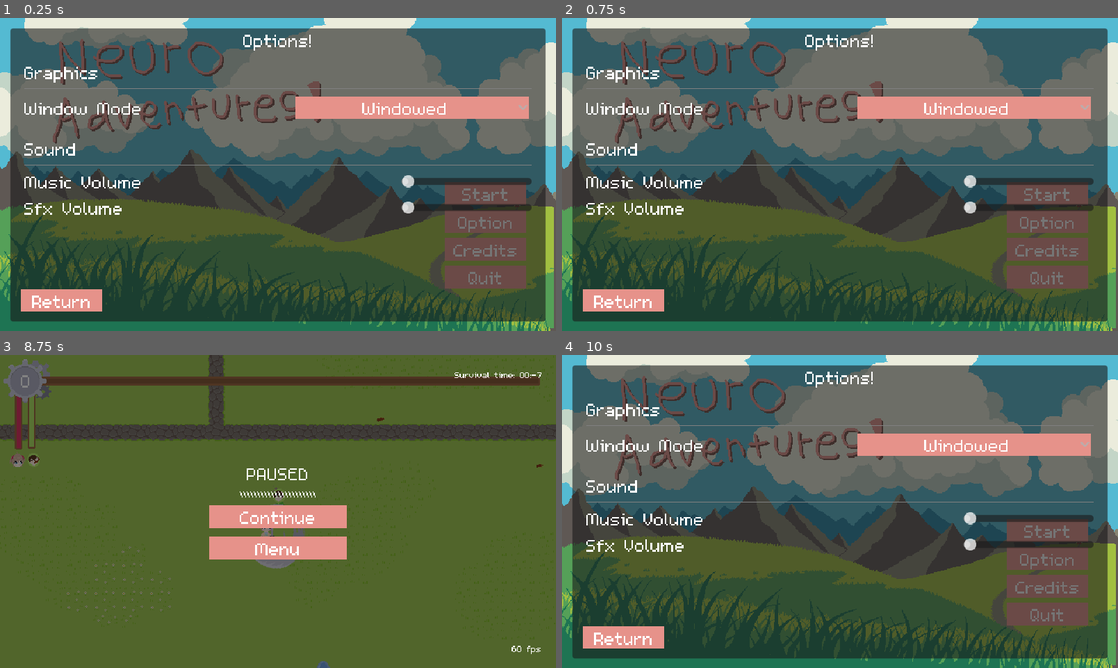
Above: before the commit, frames 1-4 (two rows, left to right).
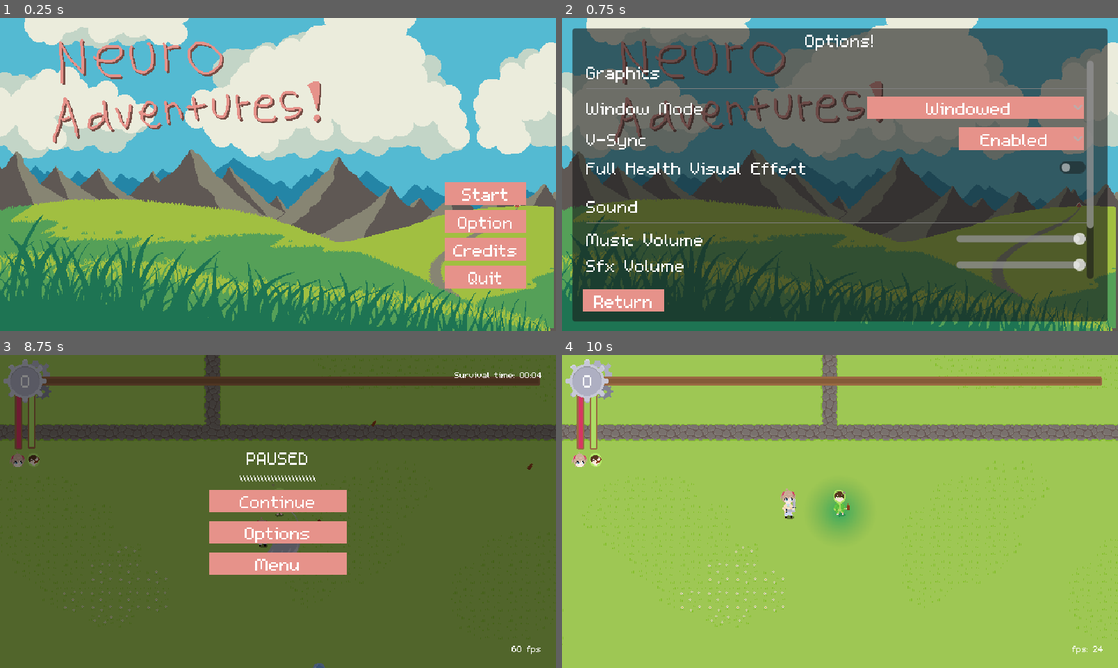
Above: after the commit, the same moments.

Repository: KotgeDev/Neuro-Adventures
Game: Godot game, scene res://scenes/ui/menu.tscn
Same seed, same stepped clock (60 frames per second), same inputs: the game is played once before the commit and once after it.
Inputs (mouse positions are in pixels of both pictures, inside the frame that each line leads up to):
- Up to frame 1 (0.25 s): no input
- Up to frame 2 (0.75 s): click "Option" at 0.5 s
- Up to frame 3 (8.75 s): click (461, 473) at 1.25 s, where only the run after the commit has a clickable "Enabled"; click (511, 505) at 2.02 s; click (461, 473) at 2.75 s, where only the run after the commit has a clickable "Disabled"; click "Return" at 3.5 s; click "Start" at 4.25 s; move the mouse to (400, 495) at 5.02 s; hold D (right) 5.03-5.78 s; move the mouse to (166, 527) at 5.77 s; hold S (down) 5.78-6.53 s; move the mouse to (333, 442) at 6.52 s; hold D (right) 6.53-7.28 s; move the mouse to (250, 574) at 7.27 s; hold W (up) 7.28-8.03 s; move the mouse to (444, 558) at 8.02 s; hold A (left) from 8.03 s (still down); tap Escape (menu) at 8.65 s
- Up to frame 4 (10 s): release A (left) at 8.75 s; click "Menu" at 8.75 s; click "Start" at 9.5 s

The runs differ from the first frame. In frame 1, 90% of the frame differs, in the area x 1-99%, y 3-98%; in frame 2, 11%; in frame 3, 6.1%; in frame 4, 97%, in the area x 0-100%, y 0-100%.

Commit message:
options

Diff:
--- a/assets/themes/default_theme.tres
+++ b/assets/themes/default_theme.tres
@@ -1,7 +1,8 @@
-[gd_resource type="Theme" load_steps=3 format=3 uid="uid://cbqv70ya041cw"]
+[gd_resource type="Theme" load_steps=4 format=3 uid="uid://cbqv70ya041cw"]
 
 [ext_resource type="StyleBox" uid="uid://djknm8nqgvom3" path="res://assets/themes/button_pressed_texture.tres" id="1_euuse"]
 [ext_resource type="StyleBox" uid="uid://bmpqcggye3u0q" path="res://assets/themes/button_texture.tres" id="2_hn68u"]
+[ext_resource type="StyleBox" uid="uid://n6rf8l7a8mty" path="res://assets/themes/transparent_stylebox.tres" id="3_pxs36"]
 
 [resource]
 Button/colors/font_color = Color(1, 1, 1, 1)
@@ -14,4 +15,10 @@
 Button/styles/hover = ExtResource("1_euuse")
 Button/styles/normal = ExtResource("2_hn68u")
 Button/styles/pressed = ExtResource("1_euuse")
+CheckButton/styles/focus = ExtResource("3_pxs36")
+CheckButton/styles/hover = ExtResource("3_pxs36")
+CheckButton/styles/hover_pressed = ExtResource("3_pxs36")
+CheckButton/styles/normal = ExtResource("3_pxs36")
+CheckButton/styles/pressed = ExtResource("3_pxs36")
 Label/font_sizes/font_size = 32
+OptionButton/styles/focus = ExtResource("2_hn68u")
--- /dev/null
+++ b/assets/themes/transparent_stylebox.tres
@@ -0,0 +1,4 @@
+[gd_resource type="StyleBoxFlat" format=3 uid="uid://n6rf8l7a8mty"]
+
+[resource]
+bg_color = Color(0, 0, 0, 0)
--- a/default_bus_layout.tres
+++ b/default_bus_layout.tres
@@ -1,15 +1,3 @@
 [gd_resource type="AudioBusLayout" format=3 uid="uid://becs4n1axoqjx"]
 
 [resource]
-bus/1/name = &"Music"
-bus/1/solo = false
-bus/1/mute = false
-bus/1/bypass_fx = false
-bus/1/volume_db = 0.0
-bus/1/send = &"Master"
-bus/2/name = &"Sfx"
-bus/2/solo = false
-bus/2/mute = false
-bus/2/bypass_fx = false
-bus/2/volume_db = 0.0
-bus/2/send = &"Master"
--- a/project.godot
+++ b/project.godot
@@ -19,12 +19,13 @@
 
 Globals="*res://scripts/shared/globals.gd"
 AudioSystem="*res://scripts/audio/audiosystem.gd"
-SetOptions="*res://scripts/options/set_options.gd"
+SavedOptions="*res://scripts/options/saved_options.gd"
 
 [display]
 
 window/size/viewport_width=640
 window/size/viewport_height=360
+window/size/resizable=false
 window/size/window_width_override=1280
 window/size/window_height_override=720
 window/stretch/mode="canvas_items"
--- a/scenes/options/options.tscn
+++ b/scenes/options/options_menu.tscn
@@ -1,18 +1,21 @@
-[gd_scene load_steps=5 format=3 uid="uid://b6j6utnkndtjo"]
+[gd_scene load_steps=8 format=3 uid="uid://b6j6utnkndtjo"]
 
-[ext_resource type="Script" path="res://scripts/options/options.gd" id="1_xpfnq"]
+[ext_resource type="Script" path="res://scripts/options/options_menu.gd" id="1_ap703"]
 [ext_resource type="Theme" uid="uid://cbqv70ya041cw" path="res://assets/themes/default_theme.tres" id="3_fx5r4"]
 [ext_resource type="Script" path="res://scripts/options/window_mode_options.gd" id="4_s65oh"]
+[ext_resource type="Script" path="res://scripts/options/vsync_options.gd" id="4_y0ndy"]
 [ext_resource type="PackedScene" uid="uid://b3ylcqvevfyfh" path="res://scenes/options/volume_slider.tscn" id="5_05trf"]
+[ext_resource type="Script" path="res://scripts/options/full_health_toggle.gd" id="5_ogmc3"]
+[ext_resource type="Script" path="res://scripts/options/fps_counter_toggle.gd" id="6_s04cr"]
 
-[node name="Options" type="Control"]
+[node name="OptionsMenu" type="Control"]
 layout_mode = 3
 anchors_preset = 15
 anchor_right = 1.0
 anchor_bottom = 1.0
 grow_horizontal = 2
 grow_vertical = 2
-script = ExtResource("1_xpfnq")
+script = ExtResource("1_ap703")
 
 [node name="OptionsPanel" type="Panel" parent="."]
 layout_mode = 1
@@ -49,7 +52,7 @@
 offset_left = -292.0
 offset_top = -131.5
 offset_right = 292.0
-offset_bottom = 124.5
+offset_bottom = 119.5
 grow_horizontal = 2
 grow_vertical = 2
 horizontal_scroll_mode = 0
@@ -74,7 +77,7 @@
 text = "Window Mode"
 
 [node name="WindowModeOptions" type="OptionButton" parent="OptionsPanel/ScrollContainer/VBoxContainer/WindowModeContainer"]
-custom_minimum_size = Vector2(275, 0)
+custom_minimum_size = Vector2(220, 0)
 layout_mode = 2
 alignment = 1
 item_count = 4
@@ -88,6 +91,42 @@
 popup/item_3/text = "Borderless Full Screen"
 popup/item_3/id = 3
 script = ExtResource("4_s65oh")
+
+[node name="VsyncContainer" type="HBoxContainer" parent="OptionsPanel/ScrollContainer/VBoxContainer"]
+layout_mode = 2
+
+[node name="Label" type="Label" parent="OptionsPanel/ScrollContainer/VBoxContainer/VsyncContainer"]
+layout_mode = 2
+size_flags_horizontal = 3
+text = "V-Sync"
+
+[node name="VsyncOptions" type="OptionButton" parent="OptionsPanel/ScrollContainer/VBoxContainer/VsyncContainer"]
+custom_minimum_size = Vector2(150, 0)
+layout_mode = 2
+alignment = 1
+item_count = 3
+selected = 1
+popup/item_0/text = "Disabled"
+popup/item_0/id = 0
+popup/item_1/text = "Enabled"
+popup/item_1/id = 1
+popup/item_2/text = "Adaptive"
+popup/item_2/id = 2
+script = ExtResource("4_y0ndy")
+
+[node name="FullHealthContainer" type="HBoxContainer" parent="OptionsPanel/ScrollContainer/VBoxContainer"]
+layout_mode = 2
+
+[node name="Label" type="Label" parent="OptionsPanel/ScrollContainer/VBoxContainer/FullHealthContainer"]
+custom_minimum_size = Vector2(150, 0)
+layout_mode = 2
+size_flags_horizontal = 3
+text = "Full Health Visual Effect"
+
+[node name="FullHealthToggle" type="CheckButton" parent="OptionsPanel/ScrollContainer/VBoxContainer/FullHealthContainer"]
+layout_mode = 2
+button_pressed = true
+script = ExtResource("5_ogmc3")
 
 [node name="Padding" type="Control" parent="OptionsPanel/ScrollContainer/VBoxContainer"]
 custom_minimum_size = Vector2(0, 10)
@@ -119,9 +158,34 @@
 size_flags_horizontal = 3
 text = "Sfx Volume"
 
-[node name="VolumeSlider" parent="OptionsPanel/ScrollContainer/VBoxContainer/SfxContainer" instance=ExtResource("5_05trf")]
+[node name="SfxSlider" parent="OptionsPanel/ScrollContainer/VBoxContainer/SfxContainer" instance=ExtResource("5_05trf")]
 layout_mode = 2
-bus_name = "Sfx"
+bus_name = "soundfx"
+
+[node name="Padding2" type="Control" parent="OptionsPanel/ScrollContainer/VBoxContainer"]
+custom_minimum_size = Vector2(0, 10)
+layout_mode = 2
+
+[node name="MiscLabel" type="Label" parent="OptionsPanel/ScrollContainer/VBoxContainer"]
+layout_mode = 2
+text = "Misc."
+
+[node name="HSeparator3" type="HSeparator" parent="OptionsPanel/ScrollContainer/VBoxContainer"]
+layout_mode = 2
+
+[node name="FPSCounterContainer" type="HBoxContainer" parent="OptionsPanel/ScrollContainer/VBoxContainer"]
+layout_mode = 2
+
+[node name="Label" type="Label" parent="OptionsPanel/ScrollContainer/VBoxContainer/FPSCounterContainer"]
+custom_minimum_size = Vector2(150, 0)
+layout_mode = 2
+size_flags_horizontal = 3
+text = "FPS Counter"
+
+[node name="FPSCounterToggle" type="CheckButton" parent="OptionsPanel/ScrollContainer/VBoxContainer/FPSCounterContainer"]
+layout_mode = 2
+button_pressed = true
+script = ExtResource("6_s04cr")
 
 [node name="ReturnButton" type="Button" parent="."]
 custom_minimum_size = Vector2(100, 0)
--- a/scenes/ui/hud.tscn
+++ b/scenes/ui/hud.tscn
@@ -1,17 +1,20 @@
-[gd_scene load_steps=13 format=3 uid="uid://dqy8eus7xktlq"]
+[gd_scene load_steps=16 format=3 uid="uid://dqy8eus7xktlq"]
 
 [ext_resource type="Script" path="res://scripts/ui/hud.gd" id="1_jg8iq"]
 [ext_resource type="Texture2D" uid="uid://cdfsvbsr2p0cs" path="res://assets/ui/ai_health_bar.png" id="3_h2em7"]
 [ext_resource type="Texture2D" uid="uid://dnl8tal30m0jt" path="res://assets/ui/ui_icons.png" id="4_nokq6"]
+[ext_resource type="Texture2D" uid="uid://jyca4qttm3uu" path="res://assets/ui/ai_bar_full.png" id="6_1tlqq"]
 [ext_resource type="Texture2D" uid="uid://tnubhijqfq02" path="res://assets/ui/health_bar_under.png" id="6_jflyq"]
 [ext_resource type="Texture2D" uid="uid://cjb1btwxi635u" path="res://assets/ui/collab_partner_bar.png" id="6_uyxdy"]
 [ext_resource type="Texture2D" uid="uid://chm3hdjvrvpig" path="res://assets/ui/exp_bar_under.png" id="6_v5tns"]
 [ext_resource type="Texture2D" uid="uid://bbm64wjax8o6h" path="res://assets/ui/exp_bar.png" id="7_0d2lw"]
 [ext_resource type="Texture2D" uid="uid://crvnx5i06xcb6" path="res://assets/ui/ui_icons1.png" id="7_ofbrc"]
+[ext_resource type="Texture2D" uid="uid://c8l20o24edsua" path="res://assets/ui/collab_partner_bar_full.png" id="8_n1482"]
 [ext_resource type="StyleBox" uid="uid://bspcvalmxg40p" path="res://assets/themes/upgrade.tres" id="10_3egha"]
 [ext_resource type="Texture2D" uid="uid://d2g70s3s7rt7t" path="res://assets/upgrades/upgrade_icon_placeholder.png" id="10_bqirj"]
 [ext_resource type="Script" path="res://scripts/ui/choice_ui_animation.gd" id="10_ki084"]
 [ext_resource type="StyleBox" uid="uid://dwibpkoqk5pkl" path="res://assets/themes/upgrade_hover.tres" id="11_5r30f"]
+[ext_resource type="PackedScene" uid="uid://b6j6utnkndtjo" path="res://scenes/options/options_menu.tscn" id="13_dfp21"]
 
 [node name="HUD" type="CanvasLayer"]
 process_mode = 3
@@ -67,6 +70,12 @@
 texture_under = ExtResource("6_jflyq")
 texture_progress = ExtResource("3_h2em7")
 
+[node name="AiBarFull" type="Sprite2D" parent="HealthBars"]
+unique_name_in_owner = true
+visible = false
+position = Vector2(46, 113)
+texture = ExtResource("6_1tlqq")
+
 [node name="CollabPartnerHealthBar" type="TextureProgressBar" parent="HealthBars"]
 unique_name_in_owner = true
 layout_mode = 0
@@ -79,12 +88,19 @@
 texture_under = ExtResource("6_jflyq")
 texture_progress = ExtResource("6_uyxdy")
 
+[node name="CollabPartnerBarFull" type="Sprite2D" parent="HealthBars"]
+unique_name_in_owner = true
+visible = false
+position = Vector2(61, 113)
+texture = ExtResource("8_n1482")
+
 [node name="EXPBar" type="TextureProgressBar" parent="."]
 offset_top = 3.0
 offset_right = 640.0
 offset_bottom = 119.0
 texture_under = ExtResource("6_v5tns")
 texture_progress = ExtResource("7_0d2lw")
+metadata/_edit_lock_ = true
 
 [node name="LevelCounter" type="Label" parent="."]
 offset_left = 10.0
@@ -97,6 +113,7 @@
 
 [node name="UpgradeMenu" type="Control" parent="."]
 unique_name_in_owner = true
+visible = false
 layout_mode = 3
 anchors_preset = 8
 anchor_left = 0.5
@@ -203,6 +220,10 @@
 layout_mode = 2
 text = "Retry"
 
+[node name="OptionsButton" type="Button" parent="EndGame/MenuContainer"]
+layout_mode = 2
+text = "Options"
+
 [node name="MenuButton" type="Button" parent="EndGame/MenuContainer"]
 custom_minimum_size = Vector2(100, 0)
 layout_mode = 2
@@ -283,9 +304,6 @@
 [node name="Padding" type="Control" parent="UpgradeChoicePanel/VBoxContainer"]
 layout_mode = 2
 
-[node name="CenterMarker" type="Marker2D" parent="."]
-position = Vector2(320, 180)
-
 [node name="FPSCounter" type="Label" parent="."]
 offset_left = 541.0
 offset_top = 331.0
@@ -295,7 +313,12 @@
 text = "fps: 24"
 horizontal_alignment = 2
 
+[node name="OptionsMenu" parent="." instance=ExtResource("13_dfp21")]
+visible = false
+
 [connection signal="timeout" from="FPSCounterUpdateTimer" to="." method="_on_fps_counter_update_timer_timeout"]
 [connection signal="pressed" from="EndGame/MenuContainer/ContinueButton" to="." method="hide_endgame"]
 [connection signal="pressed" from="EndGame/MenuContainer/RetryButton" to="." method="_on_retry_button_pressed"]
+[connection signal="pressed" from="EndGame/MenuContainer/OptionsButton" to="." method="_on_options_button_pressed"]
 [connection signal="pressed" from="EndGame/MenuContainer/MenuButton" to="." method="_on_menu_button_pressed"]
+[connection signal="close_options" from="OptionsMenu" to="." method="close_options_menu"]
--- a/scenes/ui/menu.tscn
+++ b/scenes/ui/menu.tscn
@@ -2,7 +2,7 @@
 
 [ext_resource type="Script" path="res://scripts/ui/menu.gd" id="1_833i5"]
 [ext_resource type="Texture2D" uid="uid://ck3vocomisktb" path="res://assets/ui/cover_image.png" id="2_yw33v"]
-[ext_resource type="PackedScene" uid="uid://b6j6utnkndtjo" path="res://scenes/options/options.tscn" id="3_nre05"]
+[ext_resource type="PackedScene" uid="uid://b6j6utnkndtjo" path="res://scenes/options/options_menu.tscn" id="3_nre05"]
 
 [node name="Menu" type="Control"]
 layout_mode = 3
@@ -49,10 +49,11 @@
 layout_mode = 2
 text = "Quit"
 
-[node name="Options" parent="." instance=ExtResource("3_nre05")]
+[node name="OptionsMenu" parent="." instance=ExtResource("3_nre05")]
+visible = false
 layout_mode = 1
 
 [connection signal="pressed" from="VBoxContainer/StartButton" to="." method="_on_start_button_pressed"]
 [connection signal="pressed" from="VBoxContainer/OptionButton" to="." method="_on_option_button_pressed"]
 [connection signal="pressed" from="VBoxContainer/QuitButton" to="." method="_on_quit_button_pressed"]
-[connection signal="close_options" from="Options" to="." method="_on_options_close_options"]
+[connection signal="close_options" from="OptionsMenu" to="." method="_on_options_close_options"]
--- a/scripts/audio/audiosystem.gd
+++ b/scripts/audio/audiosystem.gd
@@ -33,7 +33,7 @@
 	mu.bus = music_bus
 	music_player = mu
 
-func play_sfx(sound, position, vol = 1):
+func play_sfx(sound, position, vol = 1.0):
 	queue.append(sound)
 	queue_pos.append(position)
 	queue_vol.append(vol)
--- /dev/null
+++ b/scripts/options/fps_counter_toggle.gd
@@ -0,0 +1,11 @@
+extends CheckButton
+
+
+# Called when the node enters the scene tree for the first time.
+func _ready():
+	button_pressed = SavedOptions.settings.fps_counter
+	toggled.connect(_on_toggled)
+
+func _on_toggled(toggled_on: bool) -> void:
+	SavedOptions.settings.fps_counter = toggled_on
+	Globals.change_fps_counter_state.emit(toggled_on)
--- /dev/null
+++ b/scripts/options/full_health_toggle.gd
@@ -0,0 +1,9 @@
+extends CheckButton
+
+# Called when the node enters the scene tree for the first time.
+func _ready():
+	button_pressed = SavedOptions.settings.full_health_effect
+	toggled.connect(_on_toggled)
+
+func _on_toggled(toggled_on: bool) -> void:
+	SavedOptions.settings.full_health_effect = toggled_on
--- a/scripts/options/options.gd
+++ /dev/null
@@ -1,6 +0,0 @@
-extends Control
-
-signal close_options
-
-func _on_return_button_pressed():
-	close_options.emit()
--- /dev/null
+++ b/scripts/options/options_menu.gd
@@ -0,0 +1,16 @@
+extends Control
+
+## If you emit this signal, the options menu will close and
+## any settings set will be saved. If anything else needs to be done
+## when the options menu is closed, listen to this signal.
+signal close_options
+
+func _ready() -> void:
+	close_options.connect(_on_close_options)
+
+func _on_return_button_pressed():
+	close_options.emit()
+
+func _on_close_options():
+	visible = false
+	SavedOptions.save_settings.emit()
--- /dev/null
+++ b/scripts/options/saved_options.gd
@@ -0,0 +1,66 @@
+extends Node
+
+signal save_settings
+
+enum WindowMode {
+	FULL_SCREEN,
+	WINDOWED,
+	BORDERLESS_WINDOW,
+	BORDERLESS_FULL_SCREEN
+}
+
+var save_path = "user://saved_options.save"
+
+#region SETTINGS
+var settings := {
+	"window_mode": WindowMode.WINDOWED,
+	"sfx_volume": 1.0,
+	"music_volume": 1.0,
+	"vsync_mode": DisplayServer.VSYNC_ENABLED,
+	"fps_counter": true,
+	"full_health_effect": false
+}
+#endregion
+
+func _ready() -> void:
+	save_settings.connect(save_data)
+	load_data()
+	set_default_settings()
+
+func load_data() -> void:
+	if FileAccess.file_exists(save_path):
+		var file = FileAccess.open(save_path, FileAccess.READ)
+		settings = file.get_var()
+	else:
+		save_data()
+
+func save_data() -> void:
+	var file = FileAccess.open(save_path, FileAccess.WRITE)
+	file.store_var(settings)
+
+func set_default_settings() -> void:
+	set_window_mode(settings.window_mode)
+	DisplayServer.window_set_vsync_mode(settings.vsync_mode)
+	AudioServer.set_bus_volume_db(
+		AudioServer.get_bus_index("music"),
+		linear_to_db(settings.music_volume)
+	)
+	AudioServer.set_bus_volume_db(
+		AudioServer.get_bus_index("soundfx"),
+		linear_to_db(settings.sfx_volume)
+	)
+
+func set_window_mode(index) -> void:
+	match index:
+		SavedOptions.WindowMode.FULL_SCREEN:
+			DisplayServer.window_set_mode(DisplayServer.WINDOW_MODE_FULLSCREEN)
+			DisplayServer.window_set_flag(DisplayServer.WINDOW_FLAG_BORDERLESS, false)
+		SavedOptions.WindowMode.WINDOWED:
+			DisplayServer.window_set_mode(DisplayServer.WINDOW_MODE_WINDOWED)
+			DisplayServer.window_set_flag(DisplayServer.WINDOW_FLAG_BORDERLESS, false)
+		SavedOptions.WindowMode.BORDERLESS_WINDOW:
+			DisplayServer.window_set_mode(DisplayServer.WINDOW_MODE_WINDOWED)
+			DisplayServer.window_set_flag(DisplayServer.WINDOW_FLAG_BORDERLESS, true)
+		SavedOptions.WindowMode.BORDERLESS_FULL_SCREEN:
+			DisplayServer.window_set_mode(DisplayServer.WINDOW_MODE_FULLSCREEN)
+			DisplayServer.window_set_flag(DisplayServer.WINDOW_FLAG_BORDERLESS, true)
--- a/scripts/options/set_options.gd
+++ /dev/null
@@ -1,12 +0,0 @@
-extends Node
-
-enum WindowMode {
-	FULL_SCREEN,
-	WINDOWED,
-	BORDERLESS_WINDOW,
-	BORDERLESS_FULL_SCREEN
-}
-
-var window_mode := WindowMode.WINDOWED
-var sfx_volume := 0.0
-var music_volume := 0.0
--- a/scripts/options/volume_slider.gd
+++ b/scripts/options/volume_slider.gd
@@ -1,23 +1,24 @@
 extends HSlider
 
-@export var bus_name := "Music"
+@export var bus_name := "music"
 
 @onready var bus_index = AudioServer.get_bus_index(bus_name)
 
 func _ready() -> void:
-	value_changed.connect(_on_music_slider_value_changed)
-	if bus_name == "Music":
-		value = SetOptions.music_volume
-	elif bus_name == "Sfx":
-		value = SetOptions.music_volume
+	value_changed.connect(_on_value_changed)
 
-func _on_music_slider_value_changed(value: float):
-	if bus_name == "Music":
-		SetOptions.music_volume = value
-	elif bus_name == "Sfx":
-		SetOptions.music_volume = value
+	if bus_name == "music":
+		value = SavedOptions.settings.music_volume
+	elif bus_name == "soundfx":
+		value = SavedOptions.settings.sfx_volume
 
+func _on_value_changed(value: float):
 	AudioServer.set_bus_volume_db(
 		bus_index,
 		linear_to_db(value)
 	)
+
+	if bus_name == "music":
+		SavedOptions.settings.music_volume = value
+	elif bus_name == "soundfx":
+		SavedOptions.settings.sfx_volume = value
--- /dev/null
+++ b/scripts/options/vsync_options.gd
@@ -0,0 +1,9 @@
+extends OptionButton
+
+func _ready() -> void:
+	item_selected.connect(_on_vsync_mode_selected)
+	selected = SavedOptions.settings.vsync_mode
+
+func _on_vsync_mode_selected(index):
+	DisplayServer.window_set_vsync_mode(index)
+	SavedOptions.settings.vsync_mode = index
--- a/scripts/options/window_mode_options.gd
+++ b/scripts/options/window_mode_options.gd
@@ -2,19 +2,8 @@
 
 func _ready() -> void:
 	item_selected.connect(_on_window_mode_selected)
-	selected = SetOptions.window_mode
+	selected = SavedOptions.settings.window_mode
 
 func _on_window_mode_selected(index):
-	match index:
-		SetOptions.WindowMode.FULL_SCREEN:
-			DisplayServer.window_set_mode(DisplayServer.WINDOW_MODE_FULLSCREEN)
-			DisplayServer.window_set_flag(DisplayServer.WINDOW_FLAG_BORDERLESS, false)
-		SetOptions.WindowMode.WINDOWED:
-			DisplayServer.window_set_mode(DisplayServer.WINDOW_MODE_WINDOWED)
-			DisplayServer.window_set_flag(DisplayServer.WINDOW_FLAG_BORDERLESS, false)
-		SetOptions.WindowMode.BORDERLESS_WINDOW:
-			DisplayServer.window_set_mode(DisplayServer.WINDOW_MODE_WINDOWED)
-			DisplayServer.window_set_flag(DisplayServer.WINDOW_FLAG_BORDERLESS, true)
-		SetOptions.WindowMode.BORDERLESS_FULL_SCREEN:
-			DisplayServer.window_set_mode(DisplayServer.WINDOW_MODE_FULLSCREEN)
-			DisplayServer.window_set_flag(DisplayServer.WINDOW_FLAG_BORDERLESS, true)
+	SavedOptions.set_window_mode(index)
+	SavedOptions.settings.window_mode = index
--- a/scripts/shared/globals.gd
+++ b/scripts/shared/globals.gd
@@ -39,6 +39,7 @@
 signal update_collab_partner_health(max_health: int, health: int)
 signal update_exp_bar(max_exp: int, exp: int)
 signal send_random_upgrades(upgrades: Array)
+signal change_fps_counter_state(toggled_on: bool)
 #endregion
 
 #region TO UPGRADE MANAGER
--- a/scripts/ui/hud.gd
+++ b/scripts/ui/hud.gd
@@ -5,7 +5,6 @@
 @onready var collab_partner_health_bar = %CollabPartnerHealthBar
 @onready var exp_bar = $EXPBar
 @onready var end_game = $EndGame
-@onready var center_marker = $CenterMarker
 @onready var fps_counter = $FPSCounter
 @onready var upgrade_menu = %UpgradeMenu
 @onready var level_counter = $LevelCounter
@@ -13,10 +12,13 @@
 @onready var choice_panel_template = $UpgradeChoicePanel
 @onready var continue_button = $EndGame/MenuContainer/ContinueButton
 @onready var retry_button = $EndGame/MenuContainer/RetryButton
+@onready var options_menu = $OptionsMenu
+@onready var ai_bar_full = %AiBarFull
+@onready var collab_partner_bar_full = %CollabPartnerBarFull
 var collab_partner
 #endregion
 
-#UI Shake Handler (Scuffed Code Ahead)
+#region UI Shake Handler (Scuffed Code Ahead)
 var max_offset = Vector2(2, 2)
 var rng = RandomNumberGenerator.new()
 var ashakepos;
@@ -26,8 +28,9 @@
 var cshake = false
 var cshaketime = 0.25
 var exp_value = 0.0
-#UI Shake Handler End
-
+#endregion UI Shake Handler End
+
+#region OTHER
 var menu_blip1: AudioStream = preload("res://assets/sfx/menublip.wav")
 var menu_blip2: AudioStream = preload("res://assets/sfx/menublip2.wav")
 var start_time_msec = 0.0
@@ -36,10 +39,19 @@
 var menu_allowed := true
 var upgrade_screen_on := false
 var display_level = 0
+#endregion
 
 func _ready() -> void:
 	ashakepos = ai_health_bar.position
 	cshakepos = collab_partner_health_bar.position
+	set_fps_counter_state(SavedOptions.settings.fps_counter)
+	if SavedOptions.settings.full_health_effect:
+		ai_bar_full.visible = true
+		collab_partner_bar_full.visible = true
+
+	connect_signals()
+
+func connect_signals() -> void:
 	Globals.game_over.connect(_on_game_over)
 	Globals.game_won.connect(_on_game_won)
 	Globals.update_ai_health.connect(_on_update_ai_health)
@@ -47,6 +59,7 @@
 	Globals.update_exp_bar.connect(_on_update_exp_bar)
 	Globals.send_random_upgrades.connect(_on_send_random_upgrades)
 	Globals.map_ready.connect(_on_map_ready)
+	Globals.change_fps_counter_state.connect(set_fps_counter_state)
 
 func _on_map_ready() -> void:
 	collab_partner = get_tree().get_first_node_in_group("collab_partner")
@@ -56,6 +69,10 @@
 	shake_handler(delta)
 	exp_bar.value = lerpf(exp_bar.value, exp_value, delta*7)
 	if Input.is_action_just_pressed("menu") and menu_allowed:
+		if options_menu.visible:
+			options_menu.close_options.emit()
+			return
+
 		if end_game.visible:
 			hide_endgame()
 		else:
@@ -138,12 +155,24 @@
 			collab_partner_health_bar.position = cshakepos
 
 func _on_update_ai_health(max: float, health: float) -> void:
+	if SavedOptions.settings.full_health_effect:
+		if health == max:
+			ai_bar_full.visible = true
+		else:
+			ai_bar_full.visible = false
+
 	if health >= 0.0:
 		ai_health_bar.value = health / max * 100
 		ashake = true
 		ashaketime = 0.25
 
 func _on_update_collab_partner_health(max: float, health: float) -> void:
+	if SavedOptions.settings.full_health_effect:
+		if health == max:
+			collab_partner_bar_full.visible = true
+		else:
+			collab_partner_bar_full.visible = false
+
 	if health >= 0.0:
 		collab_partner_health_bar.value = health / max * 100
 		cshake = true
@@ -188,10 +217,10 @@
 		choice_panel_container.add_child(choice_panel)
 
 func _on_mouse_over_upgrade() -> void:
-	AudioSystem.play_sfx(menu_blip1, collab_partner.global_position, 1.5)
+	AudioSystem.play_sfx(menu_blip1, collab_partner.global_position)
 
 func _on_upgrade_selected(upgrade: Upgrade) -> void:
-	AudioSystem.play_sfx(menu_blip2, collab_partner.global_position, 2.0)
+	AudioSystem.play_sfx(menu_blip2, collab_partner.global_position)
 	Globals.lvl_up.emit(upgrade)
 
 	$UpgradeMenu.visible = false
@@ -213,3 +242,13 @@
 
 func _on_fps_counter_update_timer_timeout():
 	fps_counter.text = "%d fps" % round(Engine.get_frames_per_second())
+
+func _on_options_button_pressed():
+	options_menu.visible = true
+	end_game.visible = false
+
+func close_options_menu():
+	end_game.visible = true
+
+func set_fps_counter_state(toggled_on: bool) -> void:
+	fps_counter.visible = toggled_on
--- a/scripts/ui/menu.gd
+++ b/scripts/ui/menu.gd
@@ -1,6 +1,6 @@
 extends Control
 
-@onready var options_menu = $Options
+@onready var options_menu = $OptionsMenu
 @onready var v_box_container = $VBoxContainer
 
 func _on_start_button_pressed():
@@ -11,7 +11,6 @@
 	v_box_container.visible = false
 
 func _on_options_close_options():
-	options_menu.visible = false
 	v_box_container.visible = true
 
 func _on_quit_button_pressed():
--- a/scripts/upgrades/dual_strike_scene.gd
+++ b/scripts/upgrades/dual_strike_scene.gd
@@ -46,7 +46,7 @@
 	dual_strike.rotation = strike_pos.global_rotation
 	dual_strike.setup(damage, flip)
 	map.add_child(dual_strike)
-	AudioSystem.play_sfx(hit_sfx, ai.global_position, 0.3)
+	AudioSystem.play_sfx(hit_sfx, ai.global_position, 0.4)
 
 func sync_level() -> void:
 	if upgrade.lvl >= 2:
--- a/scripts/upgrades/gymbag_drone.gd
+++ b/scripts/upgrades/gymbag_drone.gd
@@ -89,4 +89,4 @@
 
 func _on_ai_search_field_area_entered(area):
 	if area.owned_by == Globals.Owners.OWNED_BY_COLLAB_PARTNER:
-		AudioSystem.play_sfx(buzz_sfx, global_position, 3.0)
+		AudioSystem.play_sfx(buzz_sfx, global_position, 1.0)
--- a/scripts/upgrades/rum_scene.gd
+++ b/scripts/upgrades/rum_scene.gd
@@ -53,7 +53,7 @@
 
 	map.add_child(rum)
 
-	AudioSystem.play_sfx(hit_sfx, collab_partner.global_position, 0.7)
+	AudioSystem.play_sfx(hit_sfx, collab_partner.global_position, 1.0)
 
 func sync_level() -> void:
 	if upgrade.lvl >= 3:
Binary file added: assets/ui/ai_bar_full.png
Not shown, added: assets/ui/ai_bar_full.png.import
Binary file added: assets/ui/collab_partner_bar_full.png
Not shown, added: assets/ui/collab_partner_bar_full.png.import
